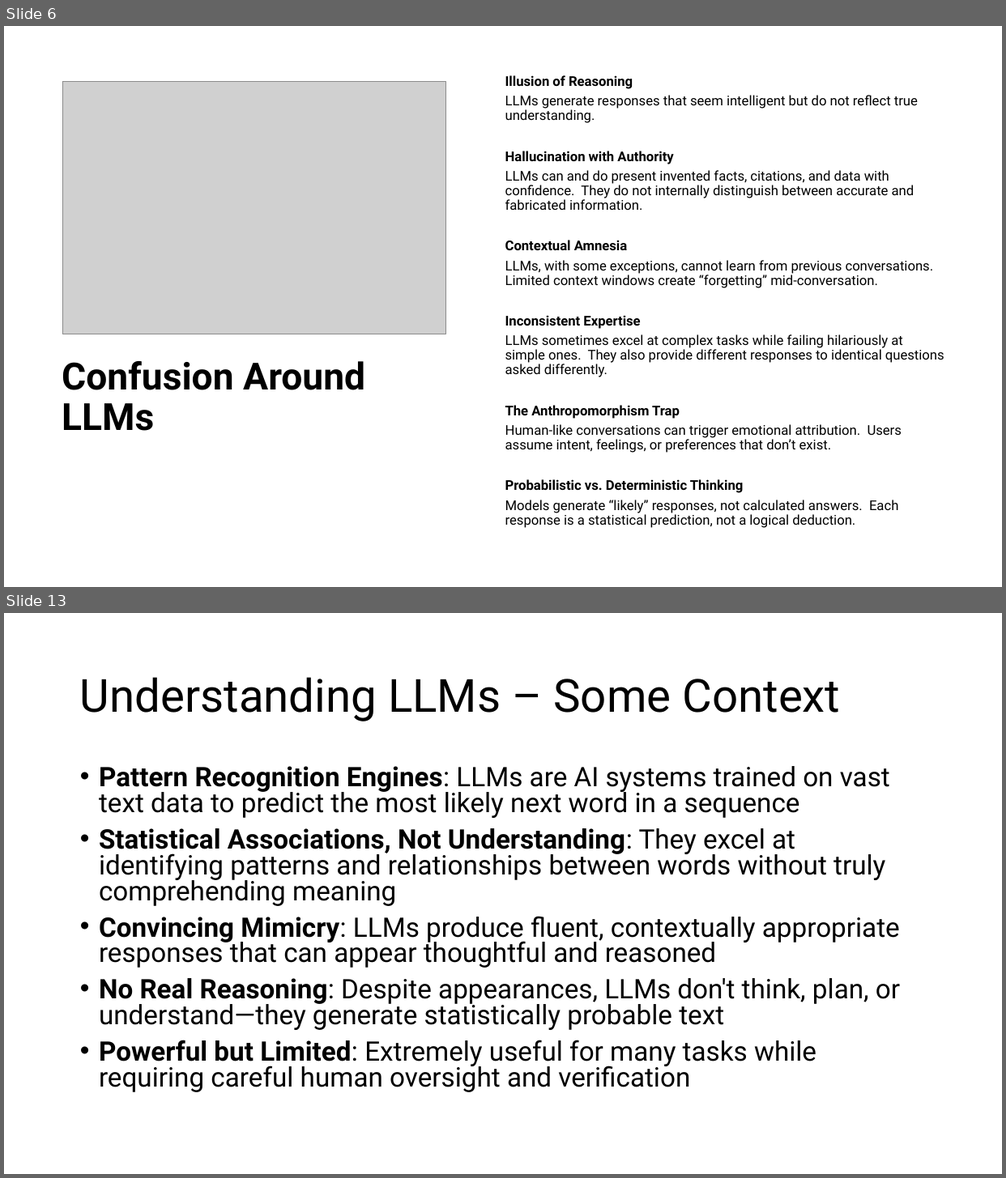
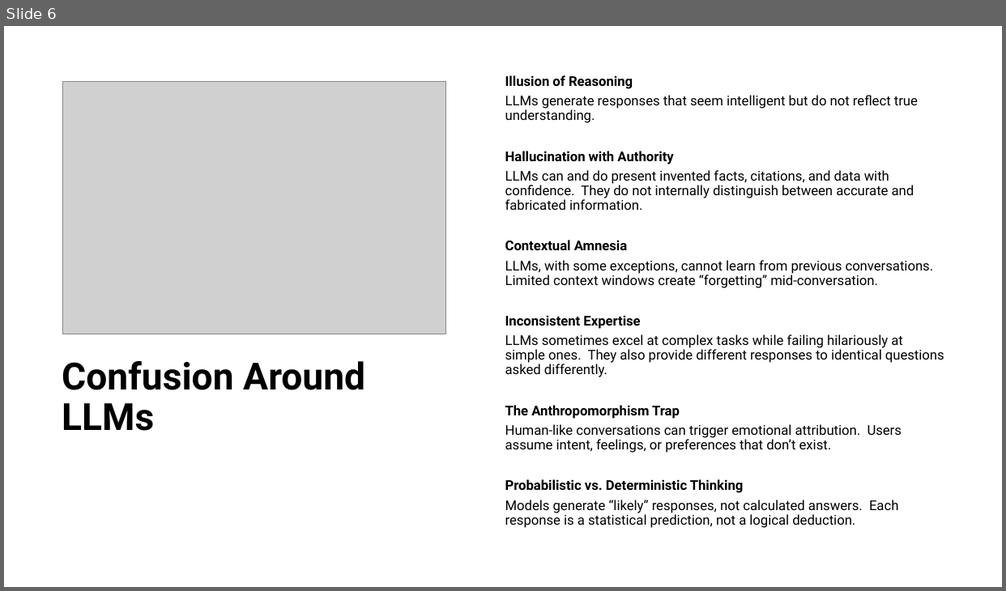
Before and after one commit to ericburcham/prompt-engineering, a slide deck: presentation/presentation.pptx. Shown one above the other, each under a label of ours: slides 6 and 13 before the commit, slide 6 after it; the slides between them are not shown. The pictures are 1006x1178 and 1006x591 pixels, drawn with LibreOffice and Linux fonts; fonts in the diff are those of the drawing; grey boxes stand for pictures. Boxes give left, top, right and bottom in pixels: in the first picture for what was removed or moved away, otherwise in the second. Text is boxed around its words. In the diff, an @@ line names an element or a change of style, - is before the commit and + after.

```diff
--- a/presentation/presentation.pptx
+++ b/presentation/presentation.pptx
@@ slide 13 removed at (x1=4, y1=613, x2=1002, y2=1174), background #FFFFFF @@
@@ title removed at (x1=80, y1=677, x2=841, y2=722) @@
-Understanding LLMs – Some Context
@@ text removed at (x1=99, y1=766, x2=900, y2=1093) @@
-• Pattern Recognition Engines: LLMs are AI systems trained on vast text data to predict the most likely next word in a sequence
-• Statistical Associations, Not Understanding: They excel at identifying patterns and relationships between words without truly comprehending meaning
-• Convincing Mimicry: LLMs produce fluent, contextually appropriate responses that can appear thoughtful and reasoned
-• No Real Reasoning: Despite appearances, LLMs don't think, plan, or understand—they generate statistically probable text
-• Powerful but Limited: Extremely useful for many tasks while requiring careful human oversight and verification
```
Also in this commit, not shown: 5 slides changed, 1 slide added, 16 other slides removed, 1 other file.
